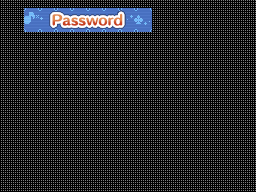
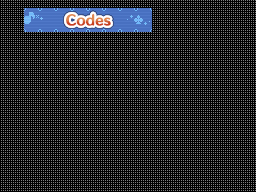
The second 256 x 192 image is a revision of the first. Changes to its layers:
renamed "Password" to "Codes", painted on it over (52, 13, 123, 26)
